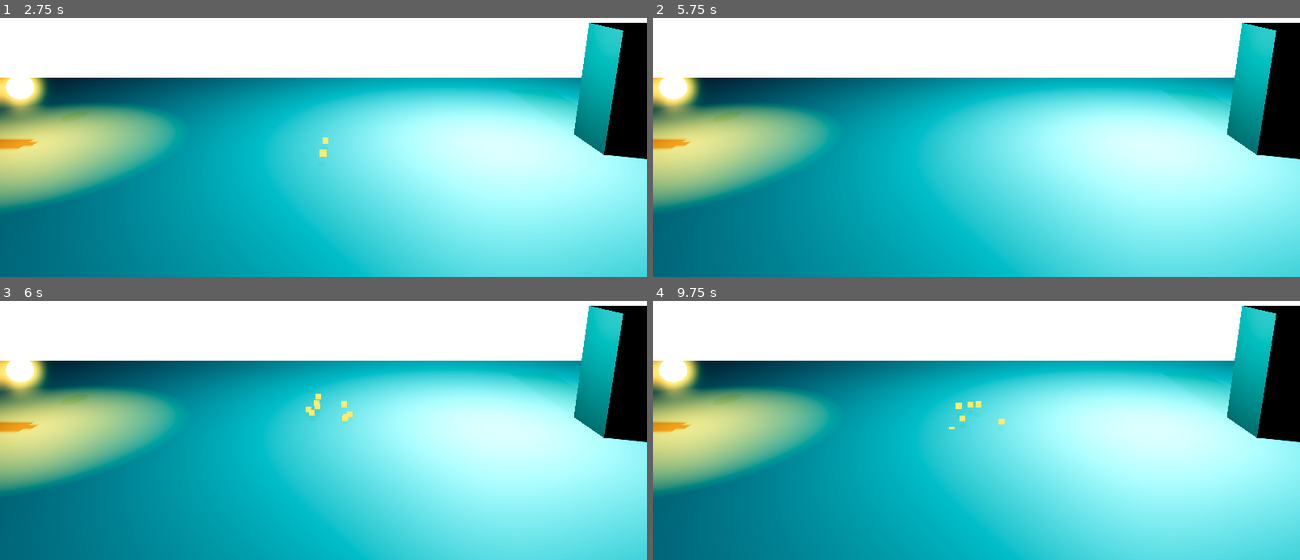
Above: before the commit, frames 1-4 (two rows, left to right).
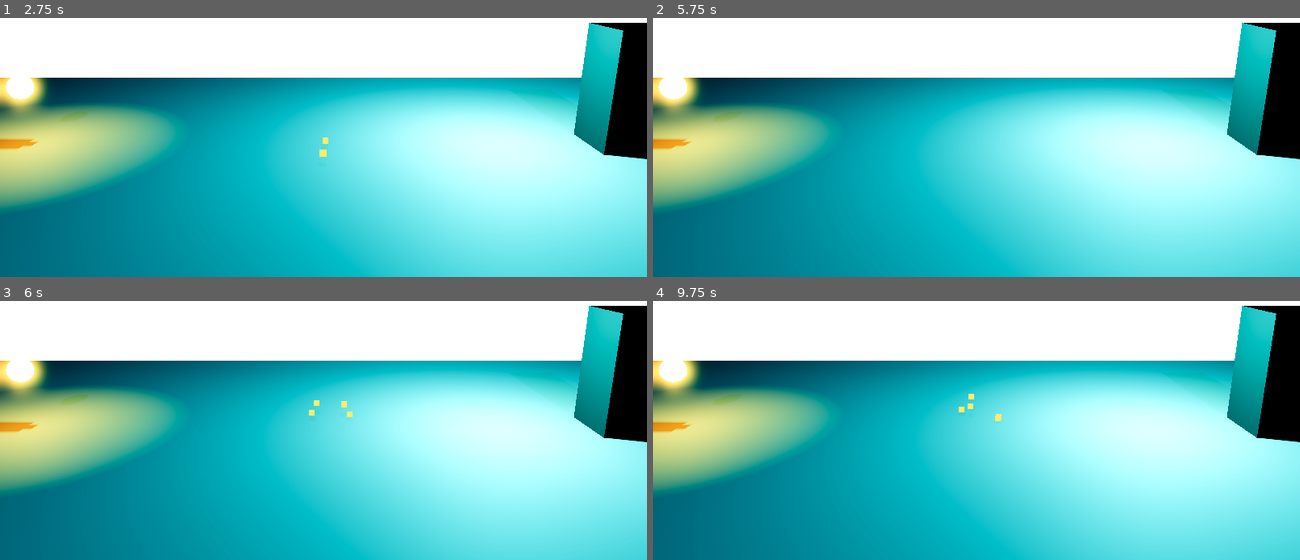
Above: after the commit, the same moments.

Repository: Chucotka/Skeleton-City-Cyber-Rebirth
Game: Godot game, scene res://scenes/levels/prologue_lab.tscn
Same seed, same stepped clock (60 frames per second), same inputs: the game is played once before the commit and once after it.
Inputs (mouse positions are in pixels of both pictures, inside the frame that each line leads up to):
- Up to frame 1 (2.75 s): tap Enter (ui_accept) at 0.5, 0.6, 1.25, 1.55, 2 s; move the mouse to (291, 168) at 0.52 s; hold Right (ui_right) 0.53-2.03 s; tap Space (jump, bound only after the commit) at 0.77, 0.8, 1.07, 1.35, 1.52, 1.82, 2.3 s; move the mouse to (517, 150) at 1.27 s; move the mouse to (129, 41) at 2.02 s; hold Left (ui_left) from 2.03 s (still down); click (129, 41) at 2.1 s
- Up to frame 2 (5.75 s): move the mouse to (1008, 95) at 2.77 s; tap E (interact) at 2.85 s; tap Space (jump, bound only after the commit) at 3.02, 3.32, 3.77, 3.8, 4.07, 4.52, 4.82, 5.1 s; tap Enter (ui_accept) at 3.05, 3.5, 3.6, 4.25, 4.35, 5 s; move the mouse to (outside the picture) at 3.52 s; move the mouse to (1118, 77) at 4.27 s; release Left (ui_left) at 4.28 s; hold Right (ui_right) from 4.28 s (still down); move the mouse to (847, 113) at 5.02 s
- Up to frame 3 (6 s): keep holding Right (ui_right); move the mouse to (outside the picture) at 5.77 s; click (outside the picture) at 5.85 s
- Up to frame 4 (9.75 s): tap Space (jump, bound only after the commit) at 6.02, 6.32, 6.77, 6.8, 7.07, 7.52, 7.82, 8.3, 8.85, 9.02, 9.32 s; tap Enter (ui_accept) at 6.05, 7.35, 8.1, 9.05 s; move the mouse to (944, 451) at 6.52 s; tap E (interact) at 6.6 s; move the mouse to (1170, 433) at 7.27 s; move the mouse to (782, 324) at 8.02 s; release Right (ui_right) at 8.03 s; hold Left (ui_left) 8.03-9.53 s; move the mouse to (1008, 378) at 8.77 s; move the mouse to (outside the picture) at 9.52 s; hold Right (ui_right) from 9.53 s (still down); click (outside the picture) at 9.6 s

Frames 1-2 are identical in both runs. In frame 3, less than 0.1% of the frame differs, in the area x 47-54%, y 35-47%; in frame 4, 0.2%, in the area x 45-55%, y 35-50%.

Commit message:
feat: finalize HD-2D foundation with controls and documentation
- Define explicit input mappings for move, jump, interact, and attack.
- Update PlayerController to use project-specific input actions.
- Add comprehensive README.md with setup and testing instructions.
- Ensure consistent rendering settings and state machine transitions.

Co-authored-by: Chucotka <196717376+Chucotka@users.noreply.github.com>

Diff:
--- a/project.godot
+++ b/project.godot
@@ -18,6 +18,21 @@
 
 [input]
 
+move_left={
+"deadzone": 0.5,
+"events": [Object(InputEventKey,"resource_local_to_scene":false,"resource_name":"","device":-1,"window_id":0,"alt_pressed":false,"shift_pressed":false,"ctrl_pressed":false,"meta_pressed":false,"pressed":false,"keycode":0,"physical_keycode":65,"key_label":0,"unicode":0,"echo":false,"script":null)
+]
+}
+move_right={
+"deadzone": 0.5,
+"events": [Object(InputEventKey,"resource_local_to_scene":false,"resource_name":"","device":-1,"window_id":0,"alt_pressed":false,"shift_pressed":false,"ctrl_pressed":false,"meta_pressed":false,"pressed":false,"keycode":0,"physical_keycode":68,"key_label":0,"unicode":0,"echo":false,"script":null)
+]
+}
+jump={
+"deadzone": 0.5,
+"events": [Object(InputEventKey,"resource_local_to_scene":false,"resource_name":"","device":-1,"window_id":0,"alt_pressed":false,"shift_pressed":false,"ctrl_pressed":false,"meta_pressed":false,"pressed":false,"keycode":0,"physical_keycode":32,"key_label":0,"unicode":0,"echo":false,"script":null)
+]
+}
 interact={
 "deadzone": 0.5,
 "events": [Object(InputEventKey,"resource_local_to_scene":false,"resource_name":"","device":0,"window_id":0,"alt_pressed":false,"shift_pressed":false,"ctrl_pressed":false,"meta_pressed":false,"pressed":false,"keycode":0,"physical_keycode":69,"key_label":0,"unicode":0,"echo":false,"script":null)
--- a/scripts/player/player_controller.gd
+++ b/scripts/player/player_controller.gd
@@ -72,12 +72,12 @@
 
 func handle_standard_movement(delta: float) -> void:
 	# Handle Jump.
-	if Input.is_action_just_pressed("ui_accept") and is_on_floor():
+	if Input.is_action_just_pressed("jump") and is_on_floor():
 		velocity.y = jump_velocity
 		change_state(State.JUMP)
 
 	# Get input direction
-	var input_dir := Input.get_axis("ui_left", "ui_right")
+	var input_dir := Input.get_axis("move_left", "move_right")
 
 	# Handle horizontal movement
 	if input_dir != 0:
Not shown, added: README.md
